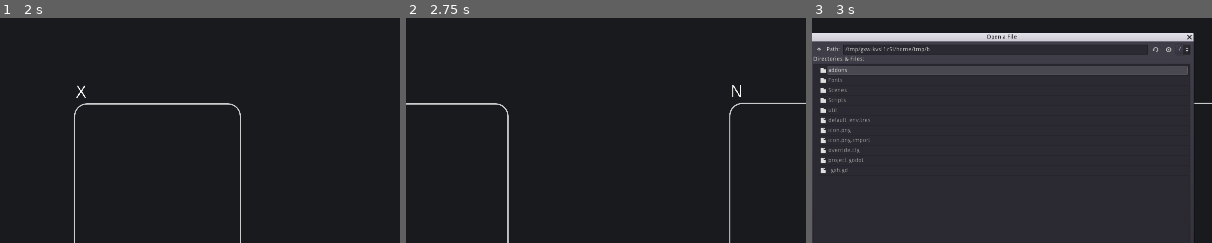
Above: before the commit, frames 1-3 (left to right).
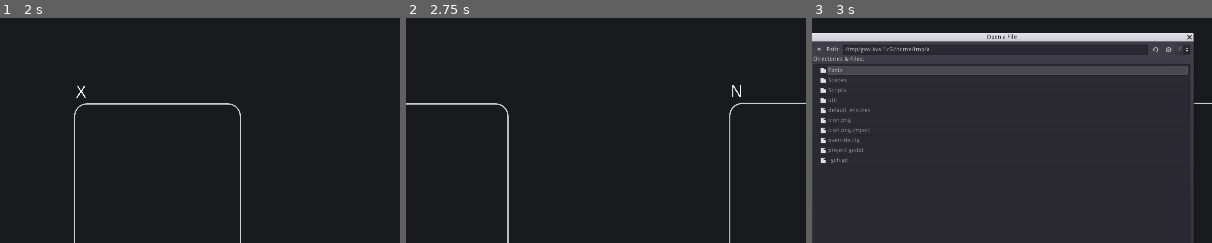
Above: after the commit, the same moments.

Repository: Mickaly13X/wv_project
Game: Godot game, scene res://Scenes/Main.tscn
Same seed, same stepped clock (60 frames per second), same inputs: the game is played once before the commit and once after it.
Inputs (mouse positions are % of the whole screen's width and height, from its top left):
- Up to frame 1 (2 s): click ">" at 0.5 s; click (8, 52) at 1.27 s; type "12" at 1.35 s
- Up to frame 2 (2.75 s): click "<" at 2 s
- Up to frame 3 (3 s): click "Import" at 2.75 s
The pictures show only the part of the screen within x 26-76%, y 18-68%; the shares and areas given below are measured in that part.

Frames 1-2 are identical in both runs. In frame 3, 0.6% of the frame differs, in the area x 2-30%, y 12-69%.

Commit message:
removed terminal

Diff:
--- a/Visualizer/project.godot
+++ b/Visualizer/project.godot
@@ -35,10 +35,6 @@
 window/stretch/mode="viewport"
 window/stretch/aspect="expand"
 
-[editor_plugins]
-
-enabled=PoolStringArray( "terminal" )
-
 [input]
 
 mouse_left={
Not shown, removed: Visualizer/addons/terminal/dock.tscn
Not shown, removed: Visualizer/addons/terminal/plugin.cfg
Not shown, removed: Visualizer/addons/terminal/plugin.gd
Not shown, removed: Visualizer/addons/terminal/previews/.gdignore
Binary file removed: Visualizer/addons/terminal/previews/godot_preview_terminal.png
Not shown, removed: Visualizer/addons/terminal/term.gd
Binary file removed: Visualizer/addons/terminal/theme/LiberationMono-Regular.ttf
Not shown, removed: Visualizer/addons/terminal/theme/black.tres
Not shown, removed: Visualizer/addons/terminal/theme/theme.tres
Not shown, removed: Visualizer/LICENSE
Not shown, removed: Visualizer/README.md
Not shown, removed: Visualizer/addons/terminal/pass.sh
